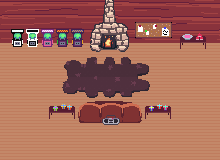
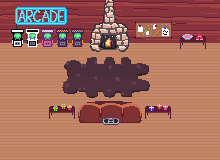
Comparing the layer stacks of the two 220px x 160px images. Changes:
added layer "neon copy" above "neon" over left=15, top=7, right=67, bottom=25
added layer "neon" above "neon off" over left=15, top=7, right=67, bottom=25
added layer "neon off" above "couch" over left=15, top=7, right=67, bottom=42
